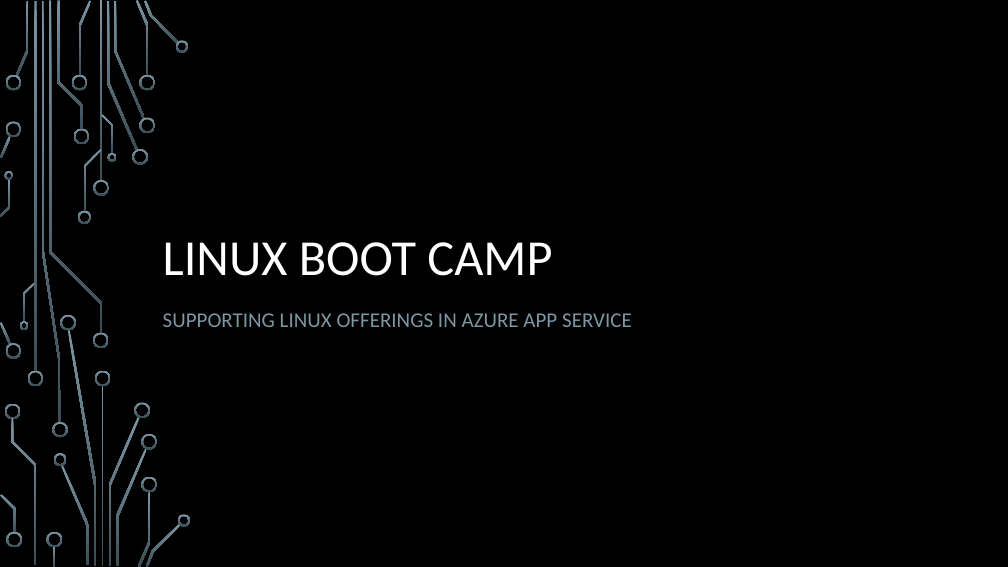
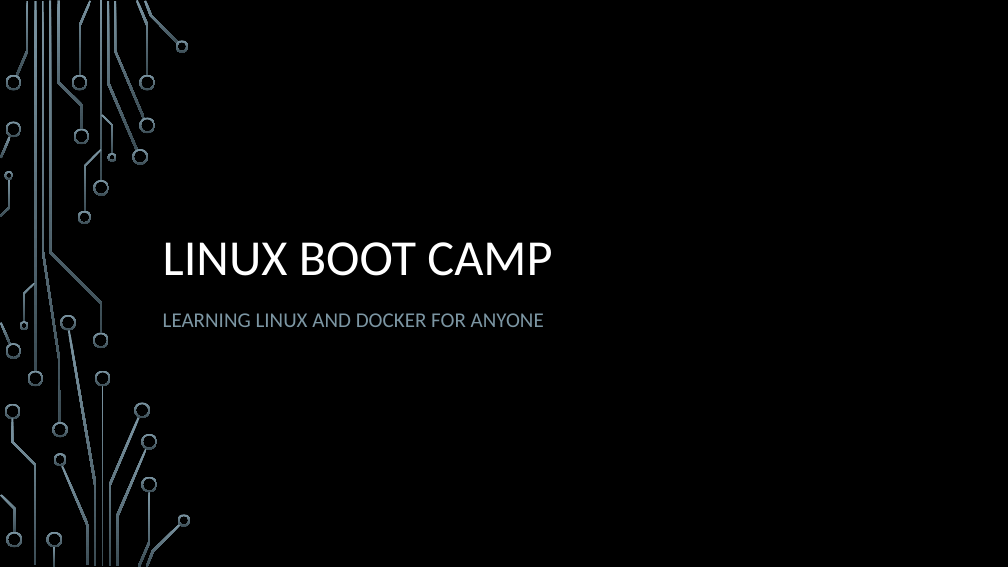
Before and after one commit to jamesche75/Linux-Boot-Camp, a slide deck: slide 1 of Modules/Module 0 - Course Intro/Module 0 - Intro.pptx. Drawn at 1008x567 pixels with LibreOffice and Linux fonts; fonts in the diff are those of the drawing; background and template pictures are left out. Boxes give left, top, right and bottom in pixels: in the first picture for what was removed or moved away, otherwise in the second. Text is boxed around its words. In the diff, an @@ line names an element or a change of style, - is before the commit and + after.

```diff
--- a/Modules/Module 0 - Course Intro/Module 0 - Intro.pptx
+++ b/Modules/Module 0 - Course Intro/Module 0 - Intro.pptx
@@ subtitle at bbox=[163, 313, 544, 327]: text changed @@
-SUPPORTING LINUX OFFERINGS IN AZURE APP SERVICE
+LEARNING LINUX AND DOCKER FOR ANYONE
```
Also in this commit, not shown: 2 other files.
